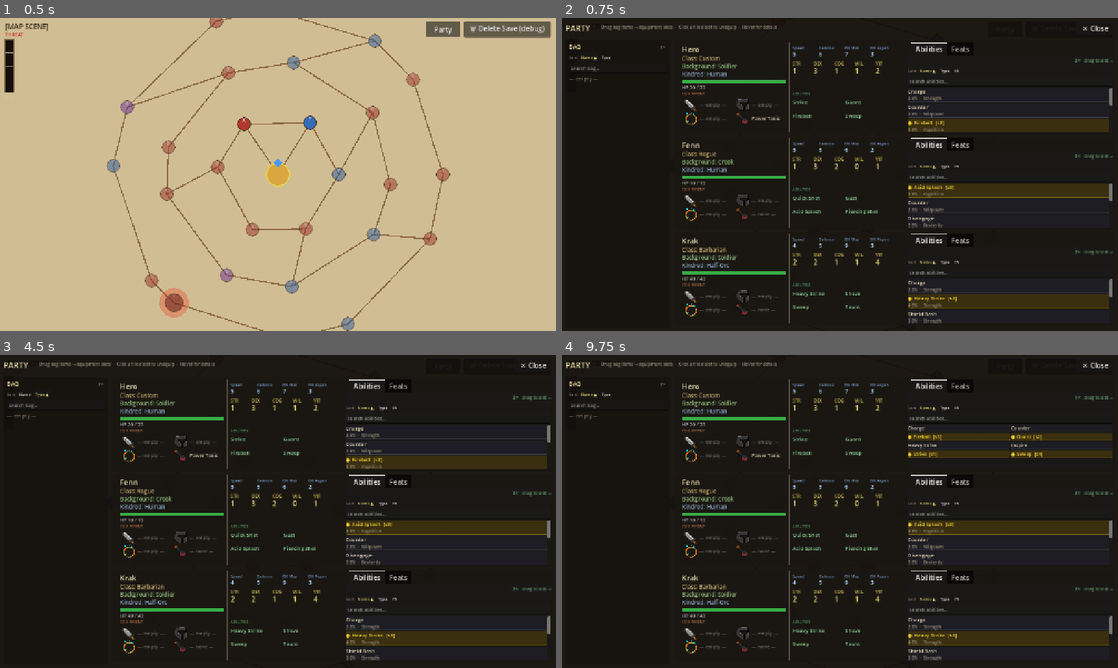
Above: before the commit, frames 1-4 (two rows, left to right).
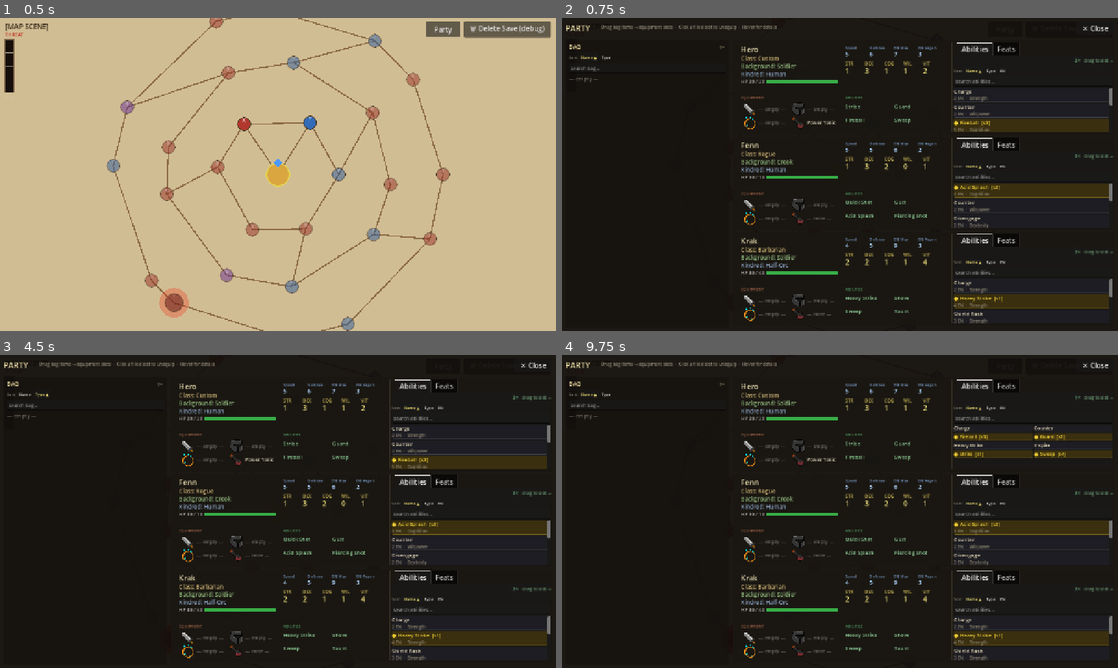
Above: after the commit, the same moments.

Repository: caleb-the-dev/RogueFinder
Game: Godot game, scene res://main.tscn
Same seed, same stepped clock (60 frames per second), same inputs: the game is played once before the commit and once after it.
Inputs:
- Up to frame 1 (0.5 s): no input
- Up to frame 2 (0.75 s): click "Party" at 0.5 s
- Up to frame 3 (4.5 s): click "2×" at 1.25 s; click "1×" at 2 s; click "Name ▲" at 2.75 s; click "Name ▼" at 3.5 s; click "Type" at 4.25 s
- Up to frame 4 (9.75 s): click "Name" at 5 s; click "— empty —" at 5.75 s; click "— empty —" at 6.5 s; click "— empty —" at 7.25 s; click "— empty —" at 8 s; click "Power Tonic" at 8.75 s; click "2×" at 9.5 s

Frame 1 is identical in both runs. In frame 2, 10% of the frame differs, in the area x 17-83%, y 7-98%; in frame 3, 10%; in frame 4, 11%, in the area x 17-91%, y 7-98%.

Commit message:
fix(ui): party sheet column widths + HP bar row layout
Bag and ability tabs columns each ~30%, character section ~40%.
HP bar and HP x/x text now share one inline row; separator pushed down
to give the top-left identity block enough breathing room.

Co-Authored-By: Claude Sonnet 4.6 <noreply@anthropic.com>

Diff:
--- a/rogue-finder/scripts/party/PartySheet.gd
+++ b/rogue-finder/scripts/party/PartySheet.gd
@@ -15,16 +15,16 @@
 
 ## Left inventory column
 const LEFT_X:        float = SIDE_M
-const LEFT_W:        float = 240.0
+const LEFT_W:        float = 376.0
 
 ## Middle (member cards) — spans the rest of the viewport
-const MID_X:         float = LEFT_X + LEFT_W + COL_GAP    ## = 258
-const MID_W:         float = VIEWPORT_W - MID_X - SIDE_M  ## = 1014
+const MID_X:         float = LEFT_X + LEFT_W + COL_GAP    ## = 394
+const MID_W:         float = VIEWPORT_W - MID_X - SIDE_M  ## = 878
 
 ## Within each member card: left 4-quadrant area | right ability pool tabs
-const STATS_BG_W:    float = 530.0
-const ABIL_OFFSET:   float = 534.0
-const ABIL_BG_W:     float = MID_W - ABIL_OFFSET  ## = 480
+const STATS_BG_W:    float = 500.0
+const ABIL_OFFSET:   float = 504.0
+const ABIL_BG_W:     float = MID_W - ABIL_OFFSET  ## = 374
 
 ## Member row sizing
 const MEMBER_H:      float = 215.0
@@ -432,7 +432,7 @@
 	var inner_w: float = STATS_BG_W - 20.0   ## = 510
 	var is_dead: bool  = member.is_dead
 	var half_w: float  = inner_w * 0.5        ## = 255
-	var mid_y: float   = card_pos.y + 108.0   ## horizontal divider y
+	var mid_y: float   = card_pos.y + 118.0   ## horizontal divider y
 	var sep_color: Color = Color(0.55, 0.52, 0.44, 0.50)
 
 	# Full-card quadrant separators
@@ -491,14 +491,25 @@
 	kindred_lbl.add_theme_color_override("font_color",
 		Color(0.55, 0.65, 0.78).lerp(Color(0.4, 0.4, 0.4), 0.5 if is_dead else 0.0))
 	parent.add_child(kindred_lbl)
-	tl_y += 22.0
-
-	var bar_w: float   = tl_w
+	tl_y += 18.0
+
+	# HP row: "HP x/x" text on the left, bar filling the remaining width
+	const HP_TEXT_W: float = 60.0
+	var hp_lbl := Label.new()
+	hp_lbl.text = "HP %d / %d" % [member.current_hp, member.hp_max]
+	hp_lbl.position = Vector2(tl_x, tl_y)
+	hp_lbl.add_theme_font_size_override("font_size", 11)
+	hp_lbl.add_theme_color_override("font_color",
+		Color(0.70, 0.70, 0.70).lerp(Color(0.4, 0.4, 0.4), 0.5 if is_dead else 0.0))
+	parent.add_child(hp_lbl)
+
+	var bar_x: float   = tl_x + HP_TEXT_W
+	var bar_w: float   = tl_w - HP_TEXT_W
 	var hp_fill: float = float(member.current_hp) / float(max(member.hp_max, 1))
 	var bar_bg := ColorRect.new()
 	bar_bg.color = Color(0.12, 0.06, 0.06)
 	bar_bg.size = Vector2(bar_w, 8.0)
-	bar_bg.position = Vector2(tl_x, tl_y)
+	bar_bg.position = Vector2(bar_x, tl_y + 4.0)
 	bar_bg.mouse_filter = Control.MOUSE_FILTER_IGNORE
 	parent.add_child(bar_bg)
 	if hp_fill > 0.0:
@@ -506,17 +517,9 @@
 		var bar_fill := ColorRect.new()
 		bar_fill.color = fc
 		bar_fill.size = Vector2(bar_w * hp_fill, 8.0)
-		bar_fill.position = Vector2(tl_x, tl_y)
+		bar_fill.position = Vector2(bar_x, tl_y + 4.0)
 		bar_fill.mouse_filter = Control.MOUSE_FILTER_IGNORE
 		parent.add_child(bar_fill)
-	tl_y += 10.0
-	var hp_lbl := Label.new()
-	hp_lbl.text = "HP %d / %d" % [member.current_hp, member.hp_max]
-	hp_lbl.position = Vector2(tl_x, tl_y)
-	hp_lbl.add_theme_font_size_override("font_size", 11)
-	hp_lbl.add_theme_color_override("font_color",
-		Color(0.70, 0.70, 0.70).lerp(Color(0.4, 0.4, 0.4), 0.5 if is_dead else 0.0))
-	parent.add_child(hp_lbl)
 
 	# === TOP RIGHT: Derived Stats (BLUE) + Base Attributes (YELLOW) ===
 	var tr_x: float = x + half_w + 8.0
